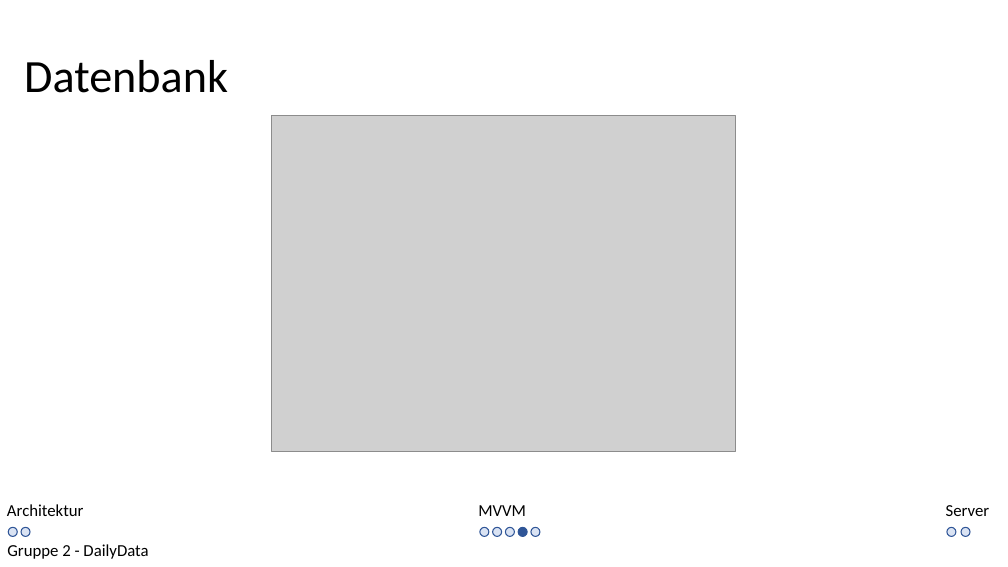
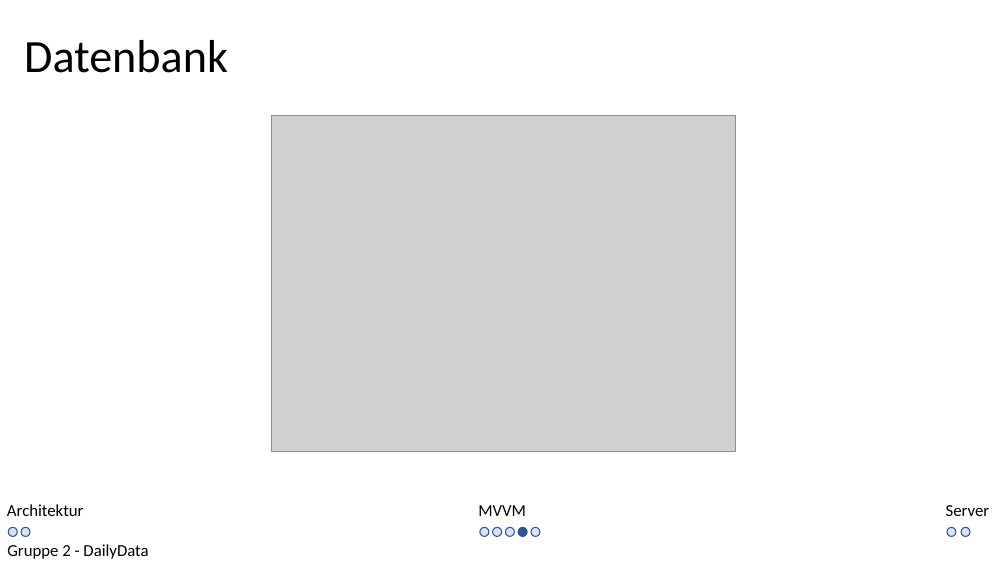
Before and after one commit to kittyahy/PSEAppGruppe2, a slide deck: slide 10 of Praesentationen/02-Entwurfsphase/Entwurf Präsentation.pptx (slide 9 before the commit). Drawn at 1008x567 pixels with LibreOffice and Linux fonts; fonts in the diff are those of the drawing; grey boxes stand for pictures. Boxes give left, top, right and bottom in pixels: in the first picture for what was removed or moved away, otherwise in the second. Text is boxed around its words. In the diff, an @@ line names an element or a change of style, - is before the commit and + after.

```diff
--- a/Praesentationen/02-Entwurfsphase/Entwurf Präsentation.pptx
+++ b/Praesentationen/02-Entwurfsphase/Entwurf Präsentation.pptx
@@ text "Datenbank": place and size @@
-text "Datenbank" at bbox=[24, 60, 228, 93]
+text "Datenbank" at bbox=[24, 40, 228, 73]
```
Also in this commit, not shown: 10 other slides changed, 1 slide added, 19 other files.
